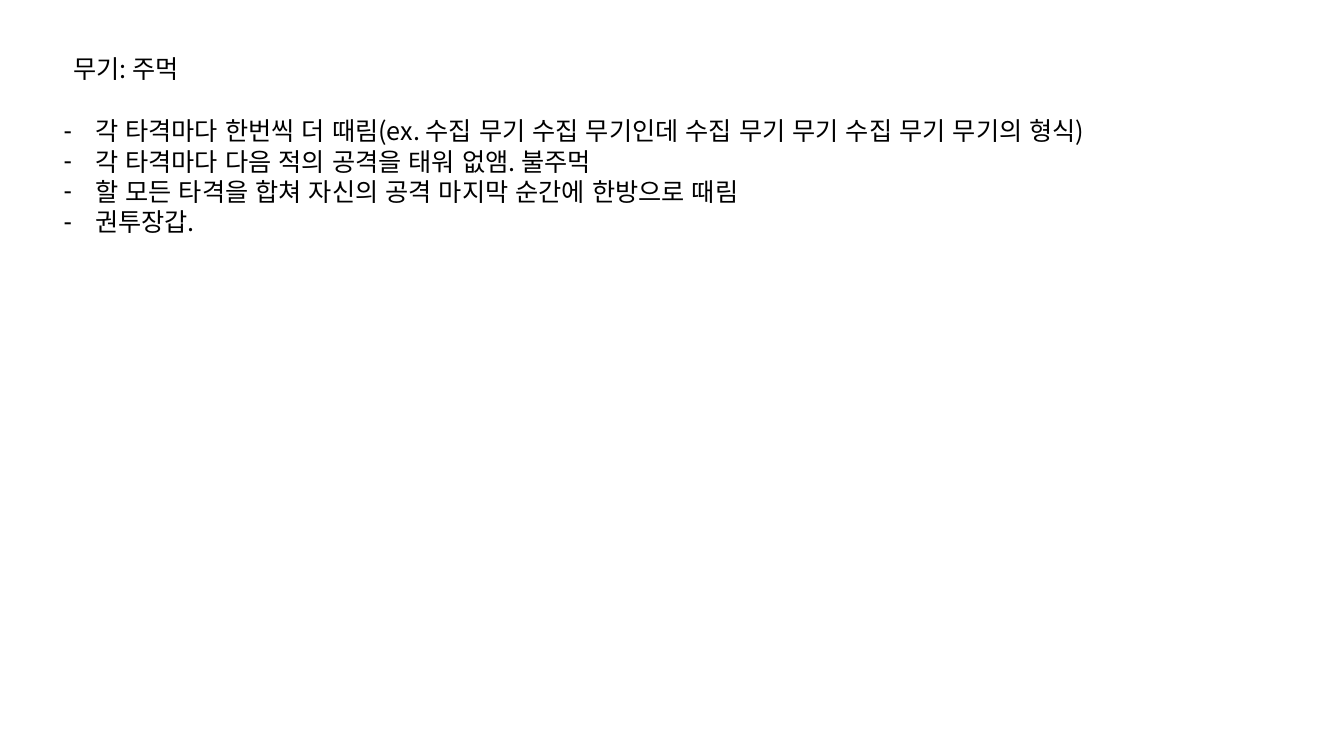
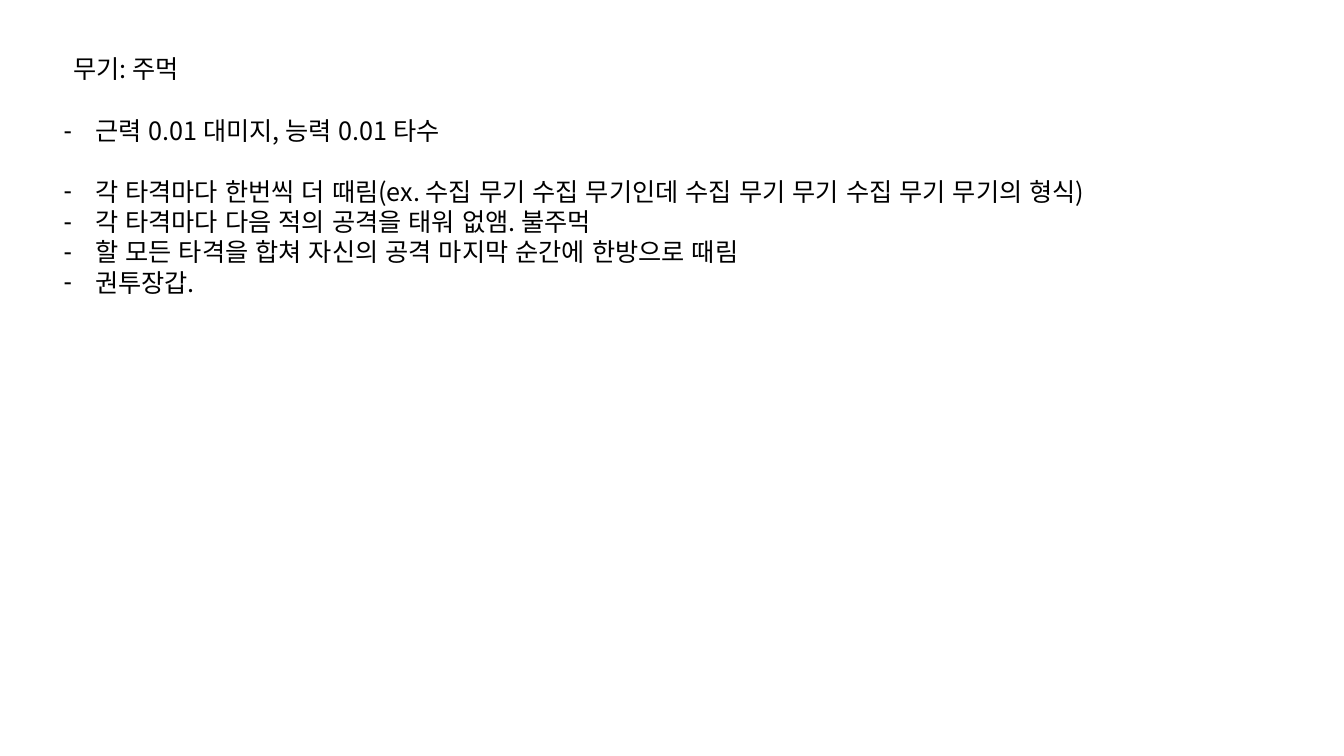
Before and after one commit to IdfKLeh/capstone, a slide deck: slide 10 of 수집요소.pptx. Drawn at 1344x756 pixels with LibreOffice and Linux fonts; fonts in the diff are those of the drawing. Boxes give left, top, right and bottom in pixels: in the first picture for what was removed or moved away, otherwise in the second. Text is boxed around its words. In the diff, an @@ line names an element or a change of style, - is before the commit and + after.

```diff
--- a/수집요소.pptx
+++ b/수집요소.pptx
@@ text at (95, 119, 439, 145): paragraph added @@
+– 근력 0.01 대미지, 능력 0.01 타수
```
Also in this commit, not shown: 5 other slides changed, 2 other files.
